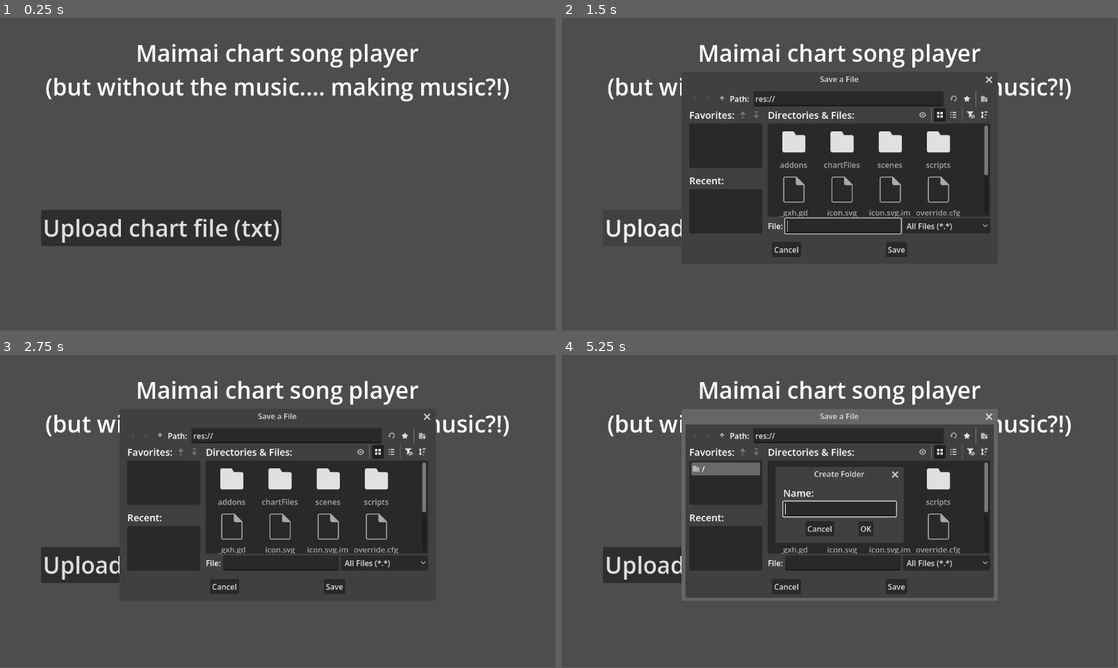
Above: before the commit, frames 1-4 (two rows, left to right).
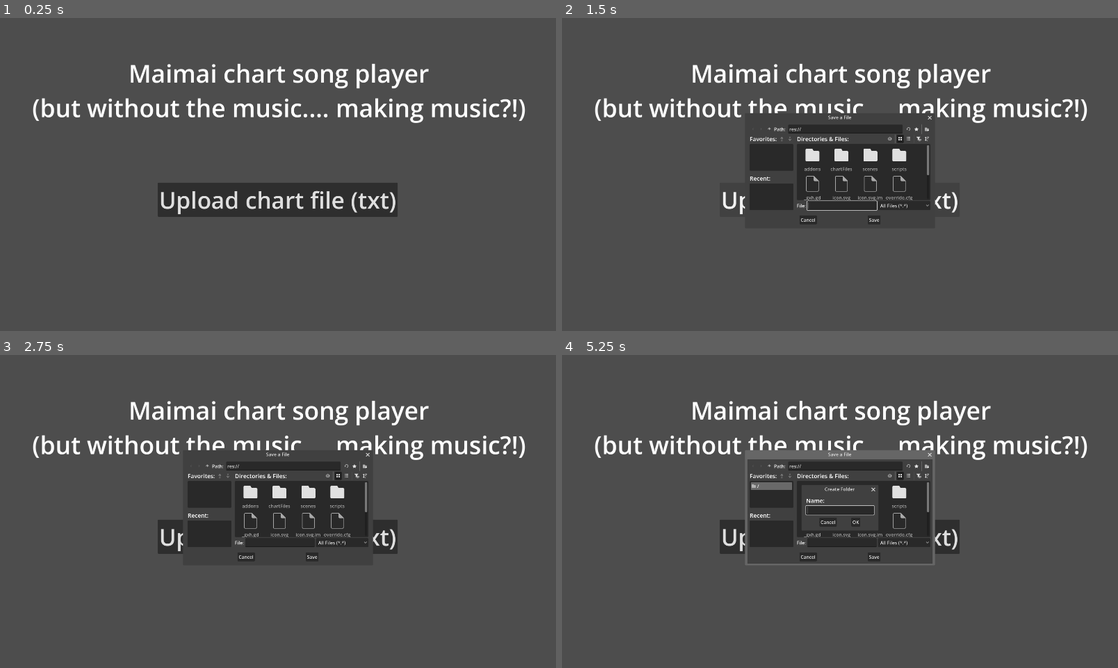
Above: after the commit, the same moments.

Repository: HelloIsReal/pulsewidth-project
Game: Godot game, scene res://scenes/main.tscn
Same seed, same stepped clock (60 frames per second), same inputs: the game is played once before the commit and once after it.
Inputs (mouse positions are in pixels of both pictures, inside the frame that each line leads up to; where the layout moved, square brackets give the same spot in the first picture):
- Up to frame 1 (0.25 s): no input
- Up to frame 2 (1.5 s): tap Enter at 0.5 s; move the mouse to (962, 158) at 0.52 s; hold Right 0.53-1.25 s; tap Alt at 0.6 s; click (962, 158) at 0.67 s; click "Upload chart file (txt)" at 1.25 s
- Up to frame 3 (2.75 s): click (205, 464) [161, 436] at 2 s
- Up to frame 4 (5.25 s): click (767, 464) [723, 436] at 2.75 s; click (906, 464) [951, 436] at 3.5 s; click (917, 464) [967, 436] at 4.25 s; click (928, 464) [984, 436] at 5 s
In our replay, the window is 799x449 before the commit and 800x450 after it. These sizes can differ from the game's own. Grey fills any space a smaller window leaves; there, only what the larger window draws over its background counts as a difference.

The runs differ from the first frame. In frame 1, 14% of the frame differs, in the area x 5-95%, y 8-73%; in frame 2, 16%; in frame 3, 17%; in frame 4, 20%, in the area x 5-95%, y 8-79%.

Commit message:
Re-sized window to 1080p exclusive fullscreen
also resized text and upload button to fit the new dimensions

Diff:
--- a/project.godot
+++ b/project.godot
@@ -19,6 +19,13 @@
 
 Global="*uid://t5e36afre01p"
 
+[display]
+
+window/size/viewport_width=1920
+window/size/viewport_height=1080
+window/size/mode=4
+window/stretch/mode="viewport"
+
 [editor_plugins]
 
 enabled=PackedStringArray("res://addons/godot_super-wakatime/plugin.cfg")
--- a/scenes/main.gd
+++ b/scenes/main.gd
@@ -2,7 +2,8 @@
 @onready var file_dialog: FileDialog = $FileDialog
 
 func _ready() -> void:
-	file_dialog.file_selected.connect(_on_file_dialog_file_selected)
+	pass
+	#file_dialog.file_selected.connect(_on_file_dialog_file_selected)
 
 func _on_upload_button_pressed() -> void:
 	file_dialog.popup_centered()
--- a/scenes/main.tscn
+++ b/scenes/main.tscn
@@ -10,20 +10,21 @@
 
 [node name="Label" type="Label" parent="CanvasLayer" unique_id=1633292183]
 offset_left = 3.0
-offset_top = 39.0
-offset_right = 1149.0
-offset_bottom = 132.0
-theme_override_font_sizes/font_size = 48
+offset_top = -8.0
+offset_right = 1924.0
+offset_bottom = 507.0
+theme_override_font_sizes/font_size = 85
 text = "Maimai chart song player
 (but without the music.... making music?!)"
 horizontal_alignment = 1
+vertical_alignment = 1
 
 [node name="uploadButton" type="Button" parent="CanvasLayer" unique_id=966430132]
-offset_left = 85.0
-offset_top = 398.0
-offset_right = 584.0
-offset_bottom = 473.0
-theme_override_font_sizes/font_size = 48
+offset_left = 545.0
+offset_top = 568.0
+offset_right = 1373.0
+offset_bottom = 686.0
+theme_override_font_sizes/font_size = 80
 text = "Upload chart file (txt)"
 script = ExtResource("1_o5qli")
 
